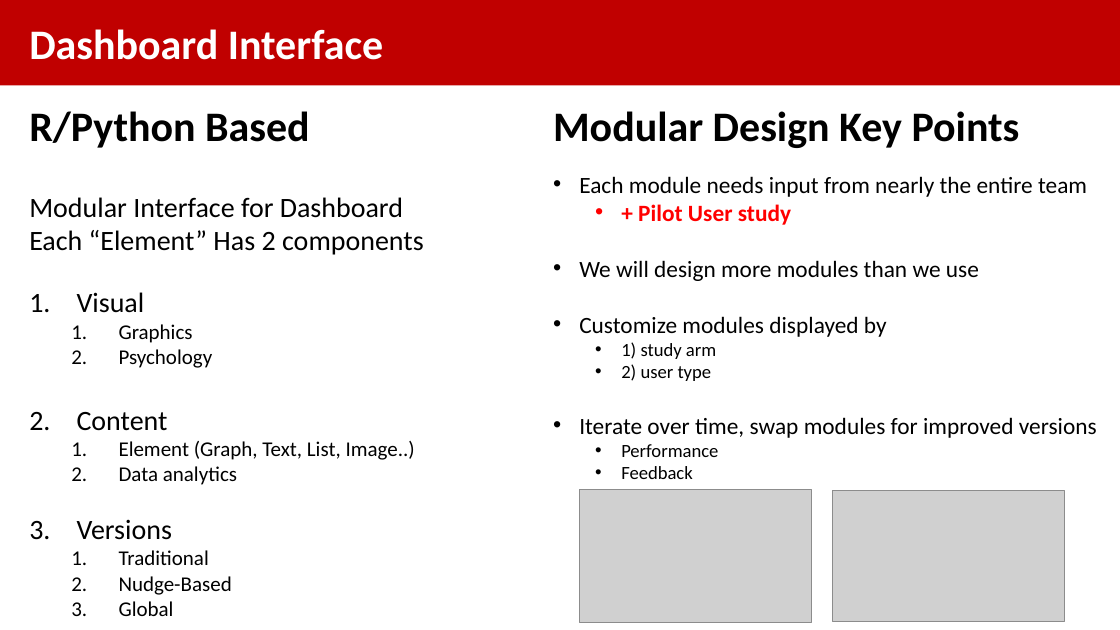
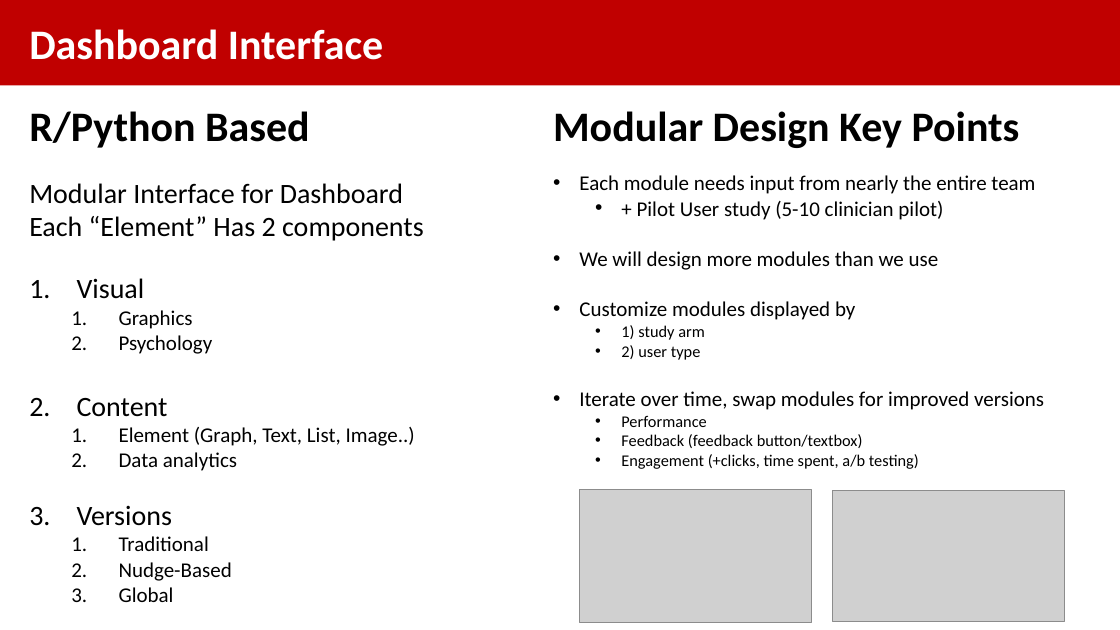
Before and after one commit to RazaS/GADGET_public, a slide deck: slide 6 of GADGET_Blueprint_1.pptx. Drawn at 1120x630 pixels with LibreOffice and Linux fonts; fonts in the diff are those of the drawing; grey boxes stand for pictures. Boxes give left, top, right and bottom in pixels: in the first picture for what was removed or moved away, otherwise in the second. Text is boxed around its words. In the diff, an @@ line names an element or a change of style, - is before the commit and + after.

```diff
--- a/GADGET_Blueprint_1.pptx
+++ b/GADGET_Blueprint_1.pptx
@@ text "R/Python Based" rewrapped from (29,111,424,616) to (29,111,424,602) @@
@@ text at (579,175,1044,427): size 20 to 18 pt in "Each module needs input from nearly the ...", "We will design more modules than we ...", "Customize modules displayed by", "Iterate over time, swap modules for improved ..."; size 16 to 14 pt in "1) study arm", "2) user type", "Performance" @@
@@ text at (637,201,943,220): text changed; size 20 to 18 pt; text colour #FF0000 to #000000; bold off @@
-  • + Pilot User study
+  • + Pilot User study (5-10 clinician pilot)
@@ text at (621,434,919,469): text changed; size 16 to 14 pt @@
-  • Feedback
+  • Feedback (feedback button/textbox)
+  • Engagement (+clicks, time spent, a/b testing)
```
Also in this commit, not shown: 9 other slides changed, 1 other file.
